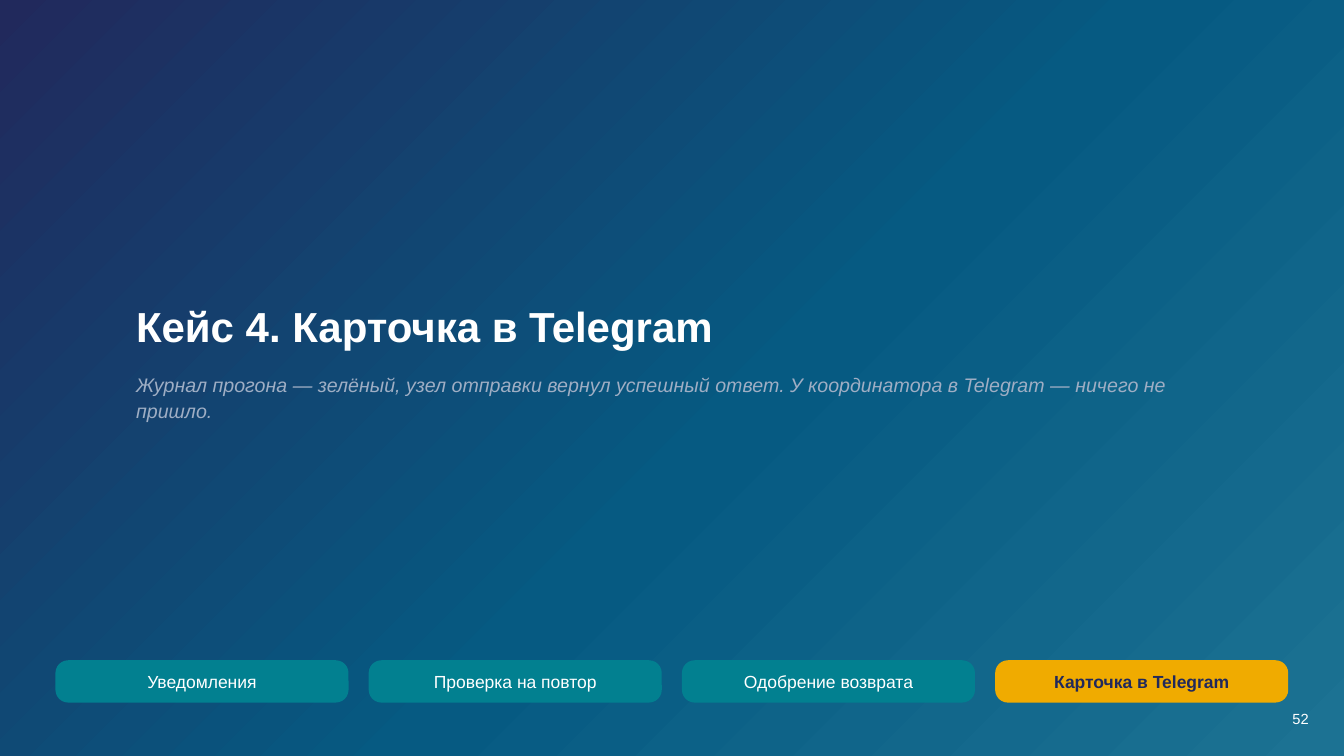
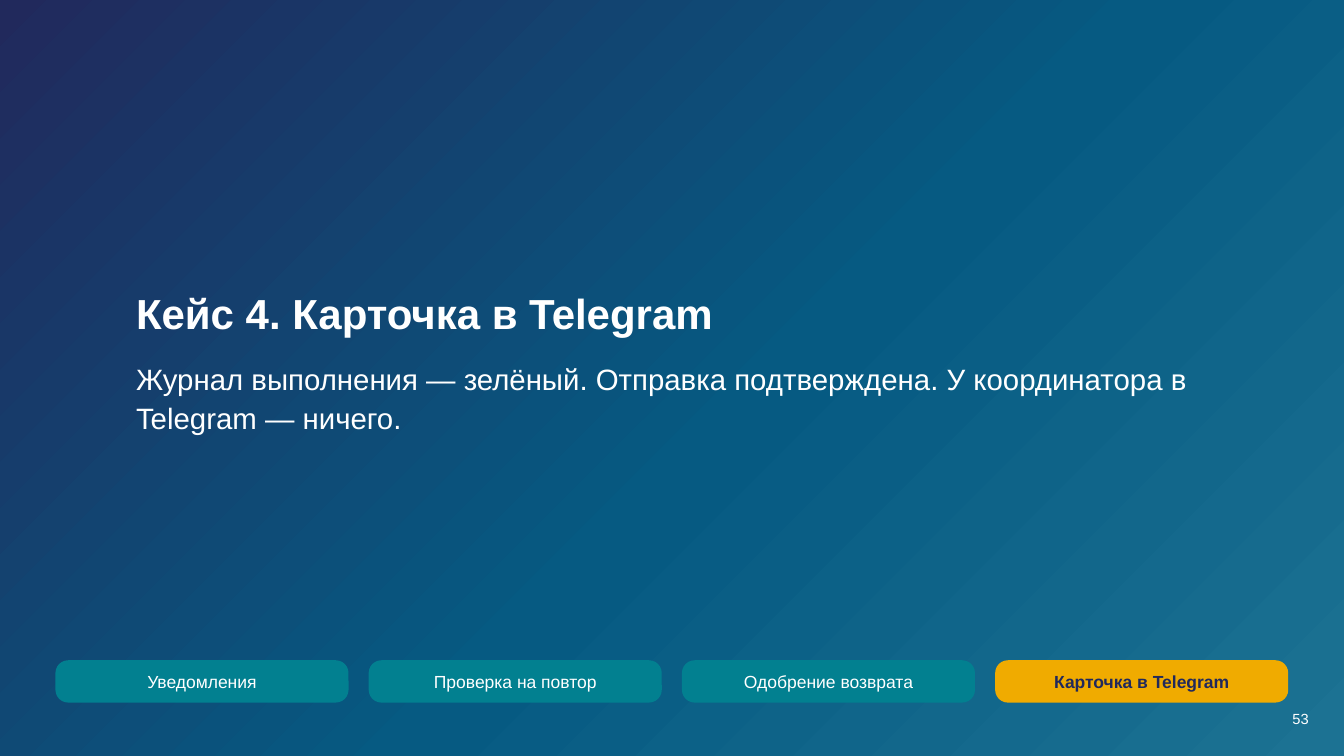
Before and after one commit to tellina-study/AI-usage-lessons, a slide deck: slide 53 of library/seminars/sem-08/rendered/sem-08.pptx (slide 52 before the commit). Drawn at 1344x756 pixels with LibreOffice and Linux fonts; fonts in the diff are those of the drawing. Boxes give left, top, right and bottom in pixels: in the first picture for what was removed or moved away, otherwise in the second. Text is boxed around its words. In the diff, an @@ line names an element or a change of style, - is before the commit and + after.

```diff
--- a/library/seminars/sem-08/rendered/sem-08.pptx
+++ b/library/seminars/sem-08/rendered/sem-08.pptx
@@ text "Кейс 4. Карточка в Telegram": place and size @@
-text "Кейс 4. Карточка в Telegram" at <box>136,310,712,351</box>
+text "Кейс 4. Карточка в Telegram" at <box>136,297,712,338</box>
@@ text at <box>136,368,1187,434</box>: text changed; size 14 to 21 pt; text colour #9FAEC4 to #FFFFFF; italic off @@
-Журнал прогона — зелёный, узел отправки вернул успешный ответ. У координатора в Telegram — ничего не пришло.
+Журнал выполнения — зелёный. Отправка подтверждена. У координатора в Telegram — ничего.
@@ text at <box>1292,713,1308,724</box>: text changed @@
-52
+53
```
Also in this commit, not shown: 34 other slides changed, 1 slide added, 19 other files.
